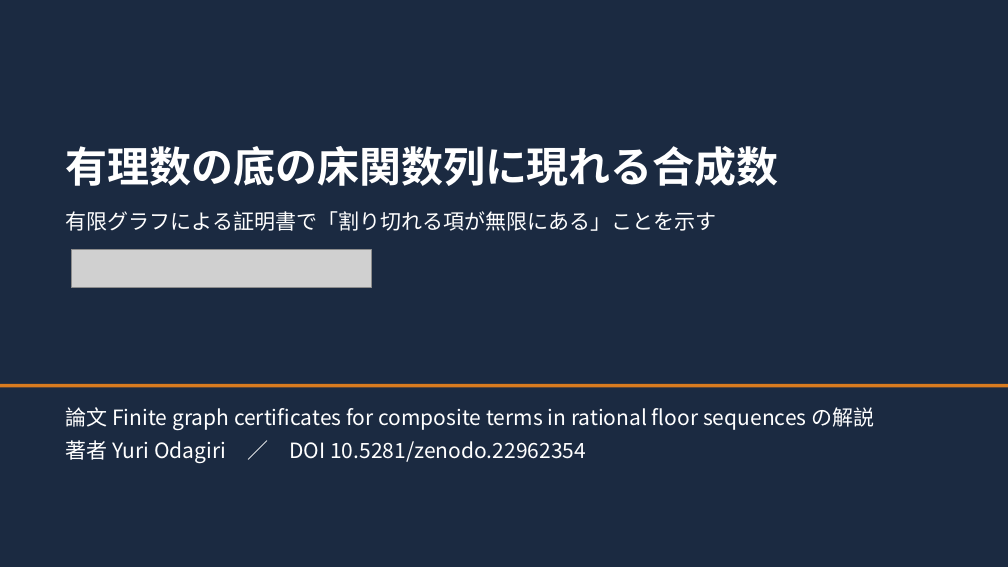
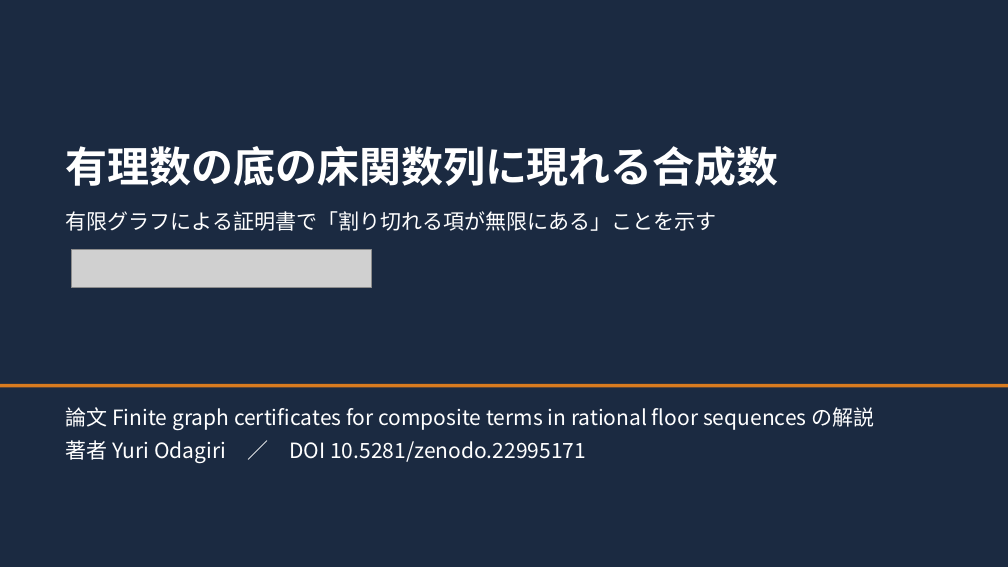
Before and after one commit to ixixi/rational-floor-certificates, a slide deck: slide 1 of slides/paper-explained-ja.pptx. Drawn at 1008x567 pixels with LibreOffice and Linux fonts; fonts in the diff are those of the drawing; grey boxes stand for pictures. Boxes give left, top, right and bottom in pixels: in the first picture for what was removed or moved away, otherwise in the second. Text is boxed around its words. In the diff, an @@ line names an element or a change of style, - is before the commit and + after.

```diff
--- a/slides/paper-explained-ja.pptx
+++ b/slides/paper-explained-ja.pptx
@@ text at <box>65,440,586,463</box>: text changed @@
-著者 Yuri Odagiri ／ DOI 10.5281/zenodo.22962354
+著者 Yuri Odagiri ／ DOI 10.5281/zenodo.22995171
```
Also in this commit, not shown: 2 other slides changed, 20 other files.
